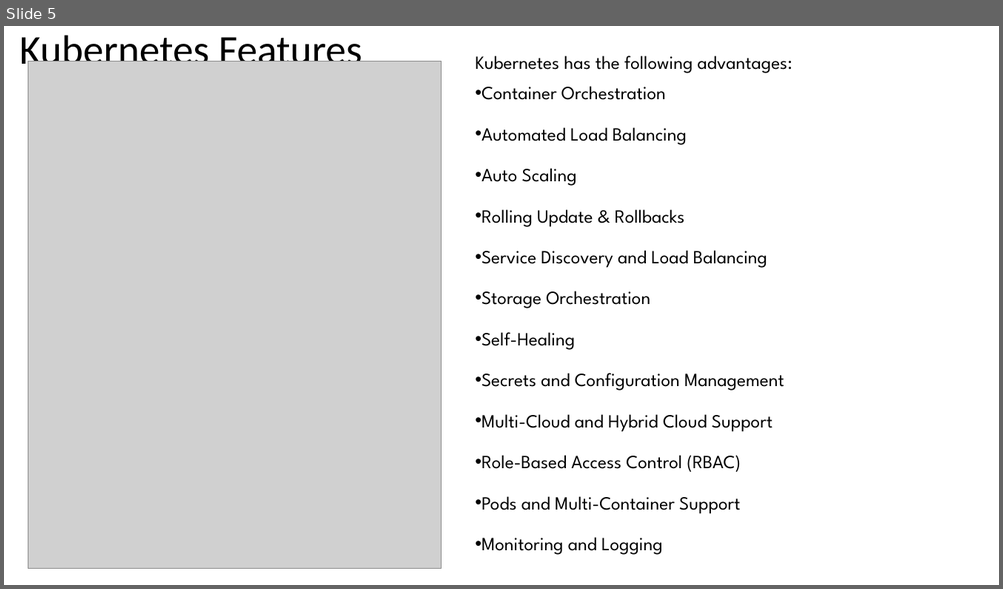
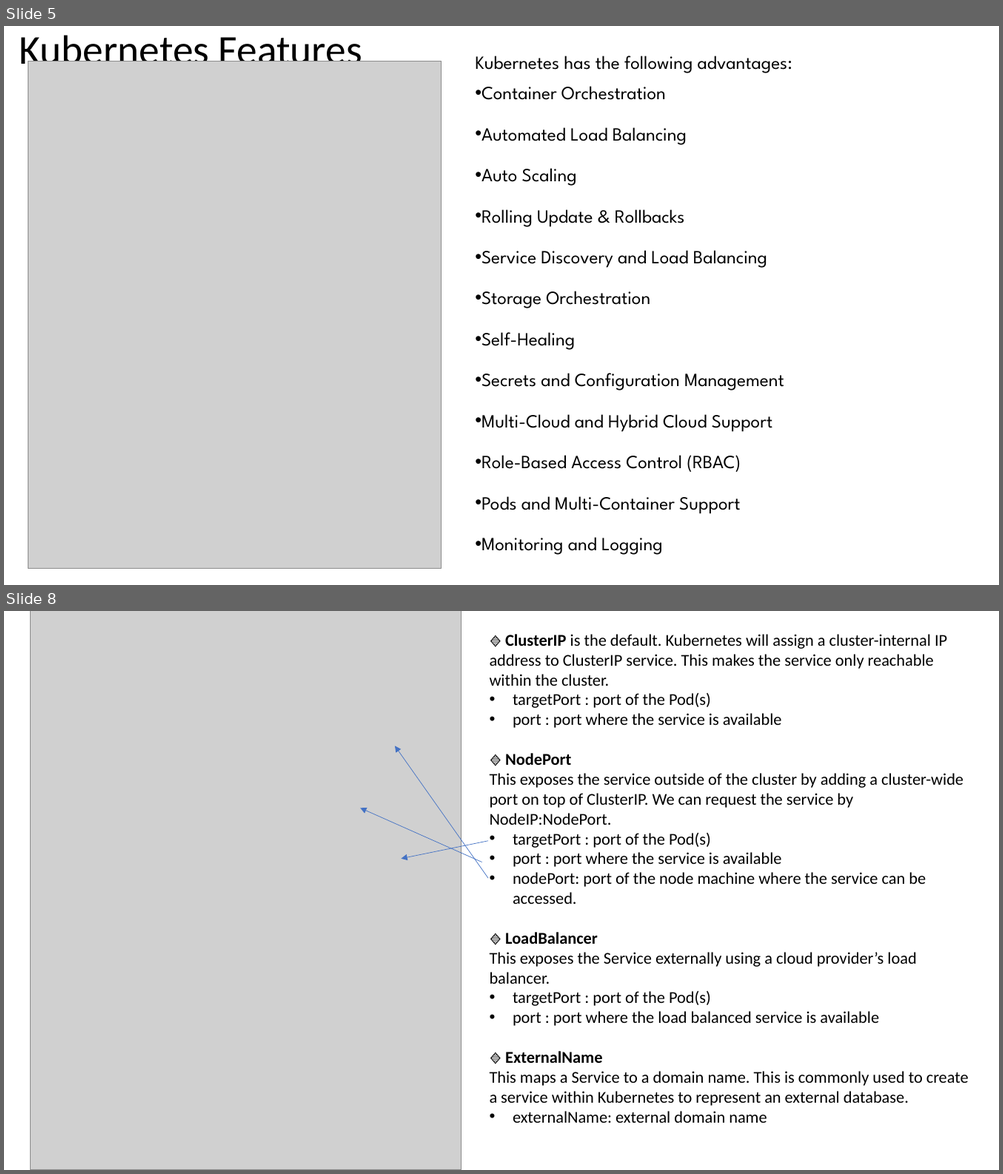
Before and after one commit to as6485/technology, a slide deck: Container Technologies.pptx. Shown one above the other, each under a label of ours: slide 5 before the commit, slides 5 and 8 after it; the slides between them are not shown. The pictures are 1003x589 and 1003x1174 pixels, drawn with LibreOffice and Linux fonts; fonts in the diff are those of the drawing; grey boxes stand for pictures. Boxes give left, top, right and bottom in pixels: in the first picture for what was removed or moved away, otherwise in the second. Text is boxed around its words. In the diff, an @@ line names an element or a change of style, - is before the commit and + after.

```diff
--- a/Container Technologies.pptx
+++ b/Container Technologies.pptx
@@ slide 8 added at <box>4,611,999,1170</box>, background #FFFFFF @@
@@ picture added at <box>30,611,461,1170</box> @@
@@ text added at <box>489,634,968,1123</box>, 16 pt, text #000000 @@
+🔹 ClusterIP is the default. Kubernetes will assign a cluster-internal IP address to ClusterIP service. This makes the service only reachable within the cluster.
+• targetPort : port of the Pod(s)
+• port : port where the service is available
+🔹 NodePort
+This exposes the service outside of the cluster by adding a cluster-wide port on top of ClusterIP. We can request the service by NodeIP:NodePort.
+• targetPort : port of the Pod(s)
+• port : port where the service is available
+• nodePort: port of the node machine where the service can be accessed.
+🔹 LoadBalancer
+This exposes the Service externally using a cloud provider’s load balancer.
+• targetPort : port of the Pod(s)
+• port : port where the load balanced service is available
+🔹 ExternalName
+This maps a Service to a domain name. This is commonly used to create a service within Kubernetes to represent an external database.
+• externalName: external domain name
@@ arrow added from (488, 878) to (395, 746), #4472C4 0.5 pt @@
@@ arrow added from (481, 863) to (360, 808), #4472C4 0.5 pt @@
@@ arrow added from (488, 841) to (401, 859), #4472C4 0.5 pt @@
```
Also in this commit, not shown: 1 slide changed, 2 other slides added, 7 other files.
